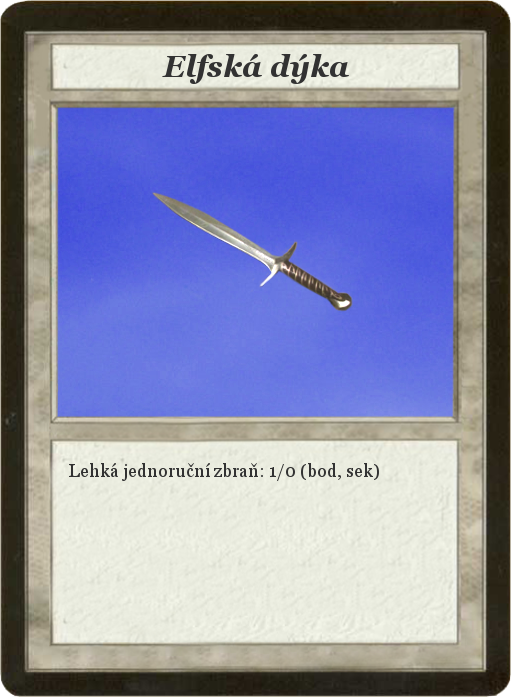
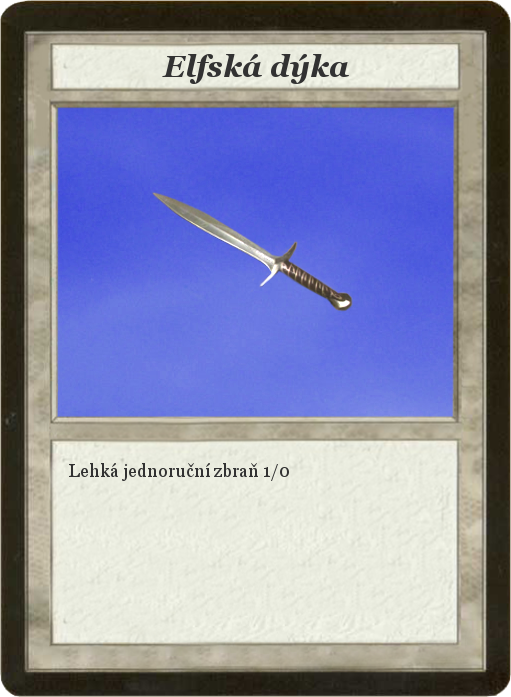
Layered file, before and after one edit (511px x 697px). Changes by layer:
renamed "Lehká jednoruční zbraň: 1/0 (b..." to "Lehká jednoruční zbraň 1/0", painted on it over left=261, top=463, right=379, bottom=481
